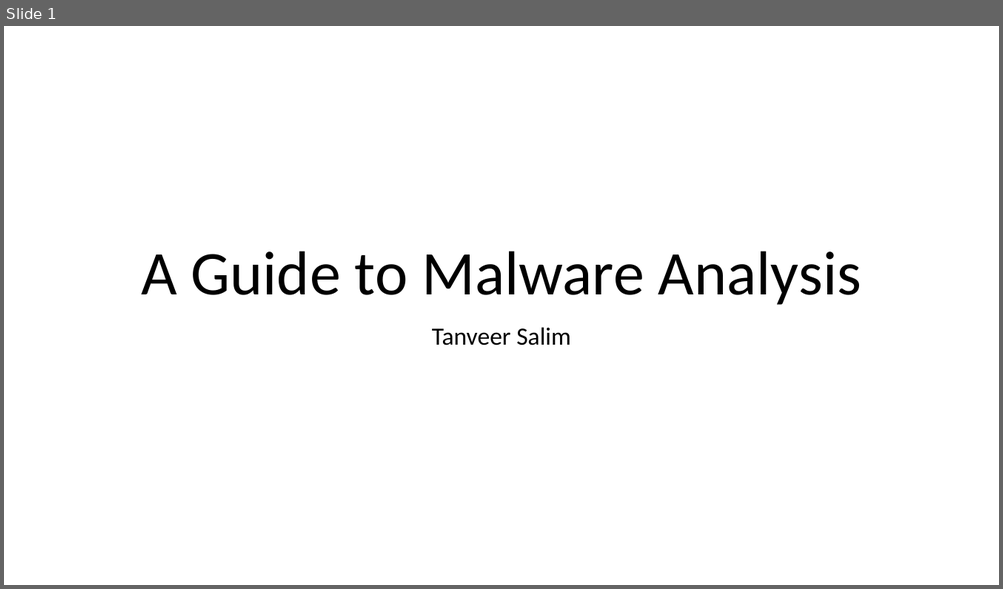
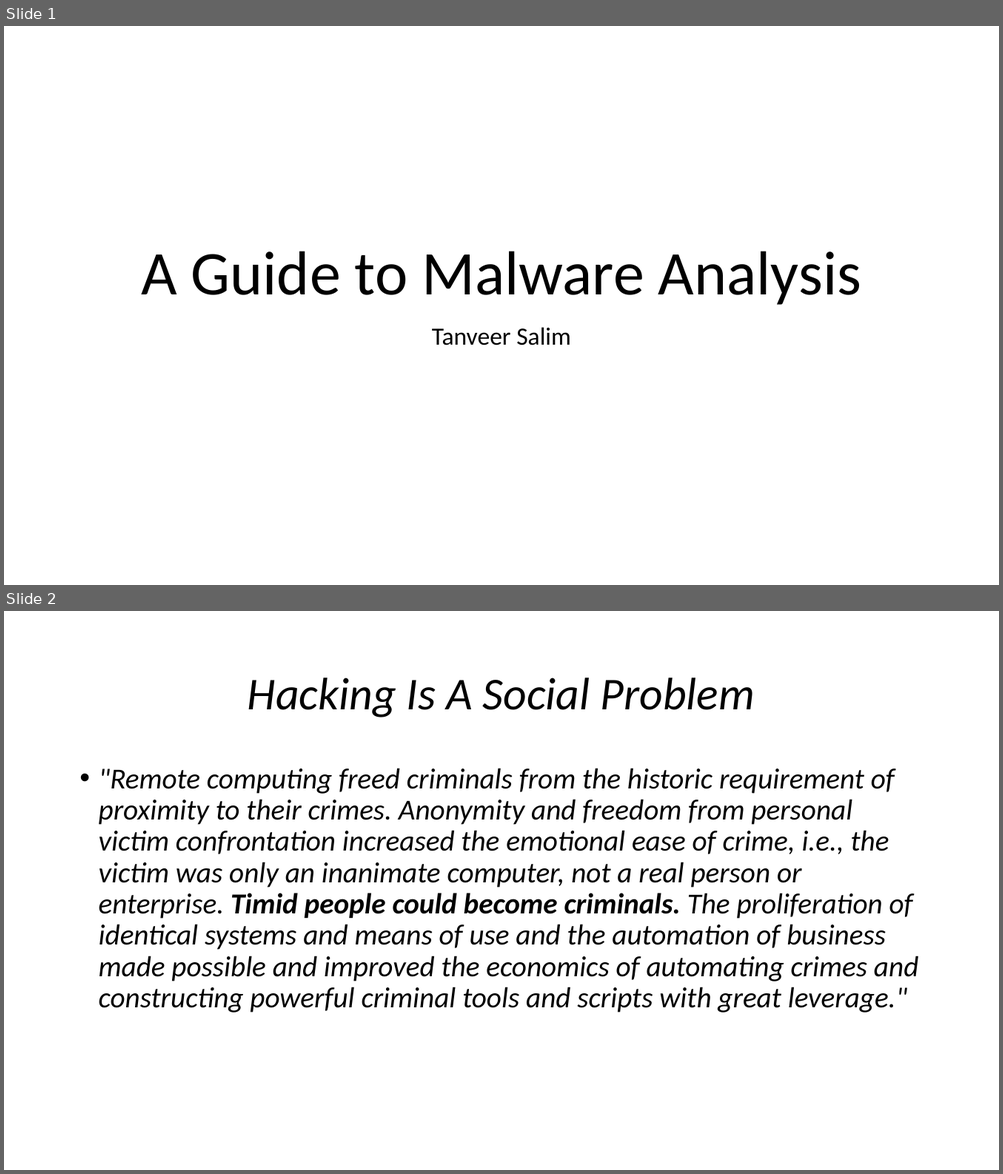
Before and after one commit to fosres/MAT, a slide deck: A_Guide_To_Malware_Analysis.pptx. Shown one above the other, each under a label of ours: slide 1 before the commit, slides 1 and 2 after it. The pictures are 1003x589 and 1003x1174 pixels, drawn with LibreOffice and Linux fonts; fonts in the diff are those of the drawing. Boxes give left, top, right and bottom in pixels: in the first picture for what was removed or moved away, otherwise in the second. Text is boxed around its words. In the diff, an @@ line names an element or a change of style, - is before the commit and + after.

```diff
--- a/A_Guide_To_Malware_Analysis.pptx
+++ b/A_Guide_To_Malware_Analysis.pptx
@@ slide 2 added at (4,611,999,1170), background #FFFFFF @@
@@ title added at (247,678,754,718), 44 pt, text #000000, italic @@
+Hacking Is A Social Problem
@@ text added at (99,768,918,1013), 28 pt, text #000000, italic @@
+• "Remote computing freed criminals from the historic requirement of proximity to their crimes. Anonymity and freedom from personal victim confrontation increased the emotional ease of crime, i.e., the victim was only an inanimate computer, not a real person or enterprise. Timid people could become criminals. The proliferation of identical systems and means of use and the automation of business made possible and improved the economics of automating crimes and constructing powerful criminal tools and scripts with great leverage."
```
Also in this commit, not shown: 4 slides changed, 3 other slides added, 3 slides removed, 8 other files.
